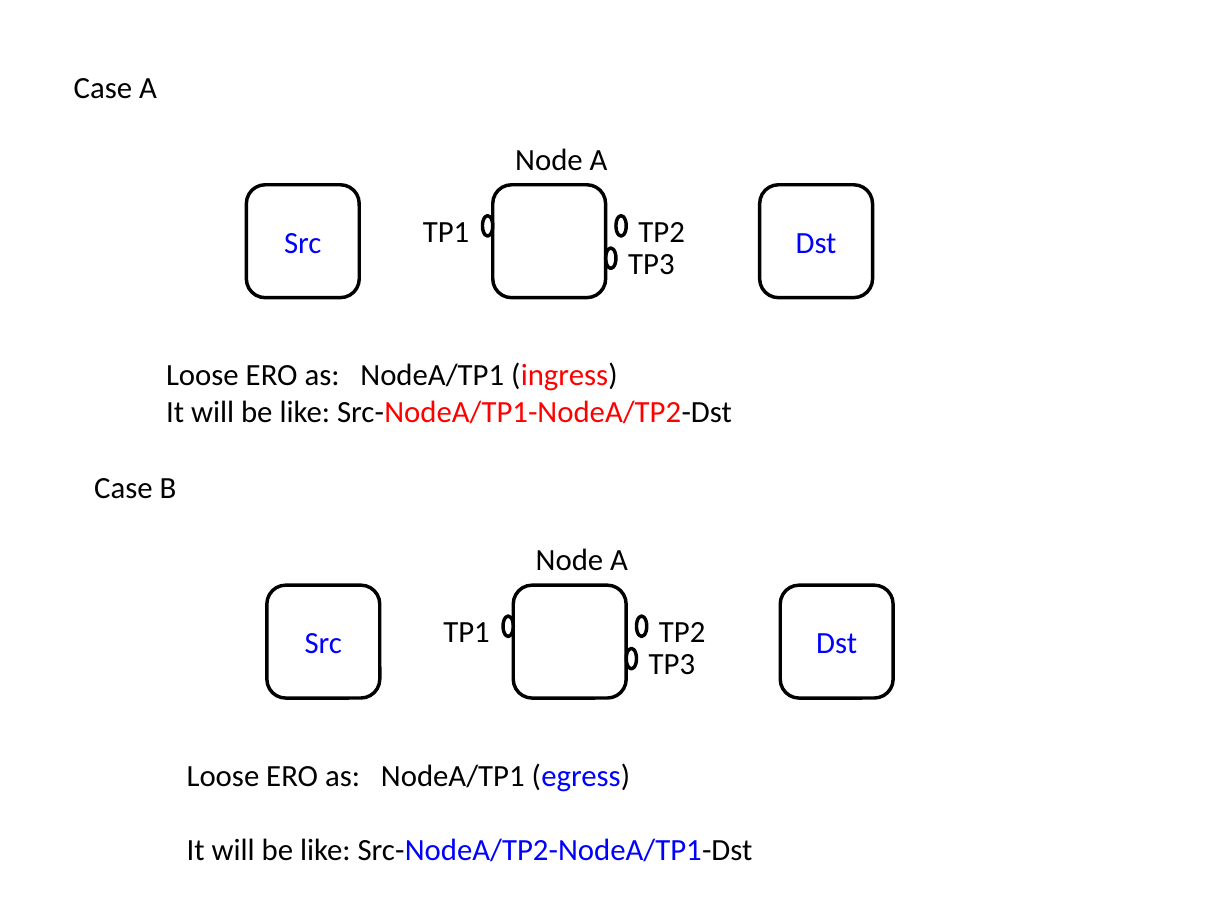
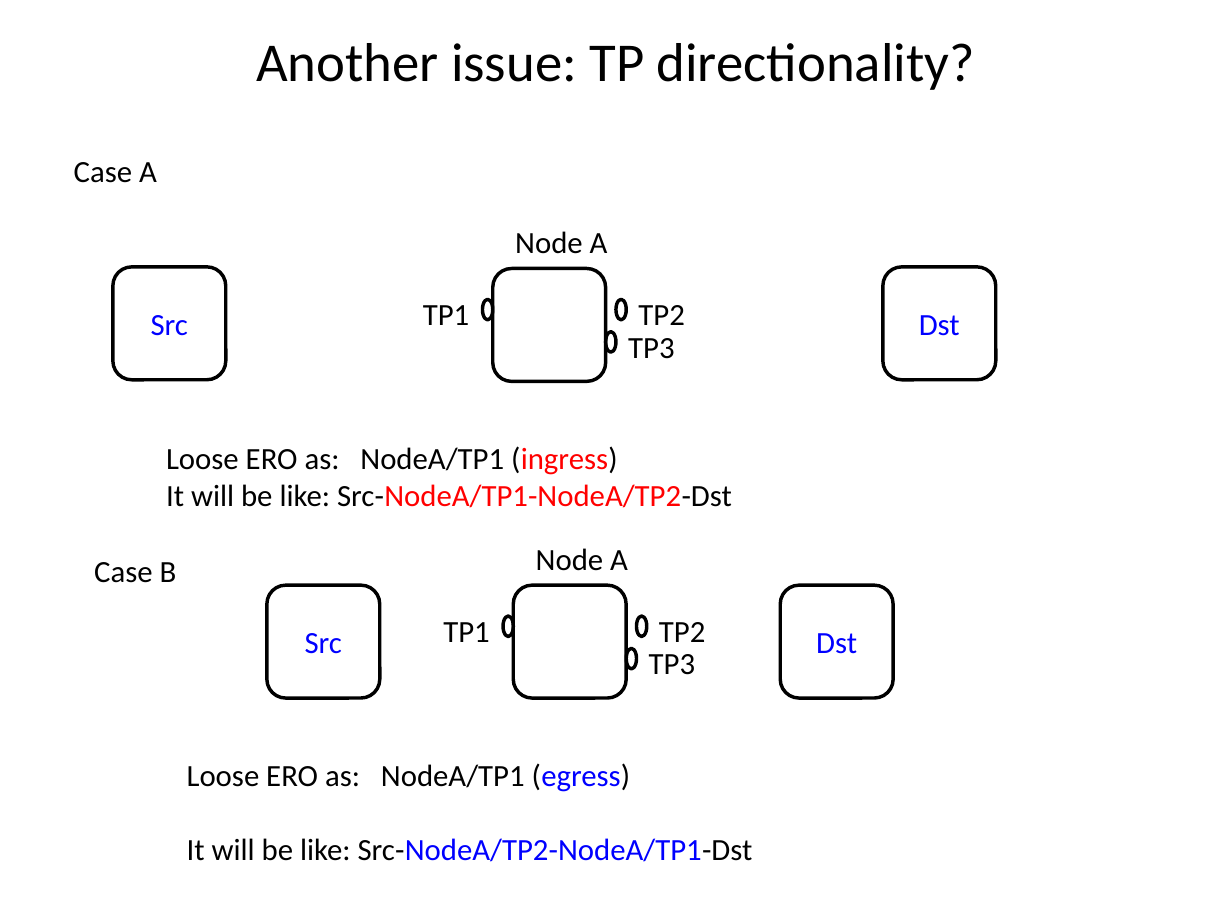
Before and after one commit to TransportModels/IETF-Transport-Modeling, a slide deck: slide 12 of Transport-UseCases/UC#3_P2P_SingleProvider_MultiDomainTopology.pptx (slide 11 before the commit). Drawn at 1232x924 pixels with LibreOffice and Linux fonts; fonts in the diff are those of the drawing. Boxes give left, top, right and bottom in pixels: in the first picture for what was removed or moved away, otherwise in the second. Text is boxed around its words. In the diff, an @@ line names an element or a change of style, - is before the commit and + after.

```diff
--- a/Transport-UseCases/UC#3_P2P_SingleProvider_MultiDomainTopology.pptx
+++ b/Transport-UseCases/UC#3_P2P_SingleProvider_MultiDomainTopology.pptx
@@ text added at (256, 43, 975, 90), 32 pt, text #000000 @@
+Another issue: TP directionality?
@@ rounded rectangle "Src": place and size @@
-rounded rectangle "Src" at (246, 185, 360, 298)
+rounded rectangle "Src" at (113, 267, 227, 381)
@@ rounded rectangle "Dst": place and size @@
-rounded rectangle "Dst" at (760, 185, 873, 298)
+rounded rectangle "Dst" at (883, 267, 997, 381)
@@ 7 texts, 3 ellipses, 1 rounded rectangle: place and size @@
-7 texts, 3 ellipses, 1 rounded rectangle at (74, 78, 732, 499)
+7 texts, 3 ellipses, 1 rounded rectangle at (74, 162, 732, 583)
```
Also in this commit, not shown: 2 other slides changed, 9 slides added, 8 slides removed.
